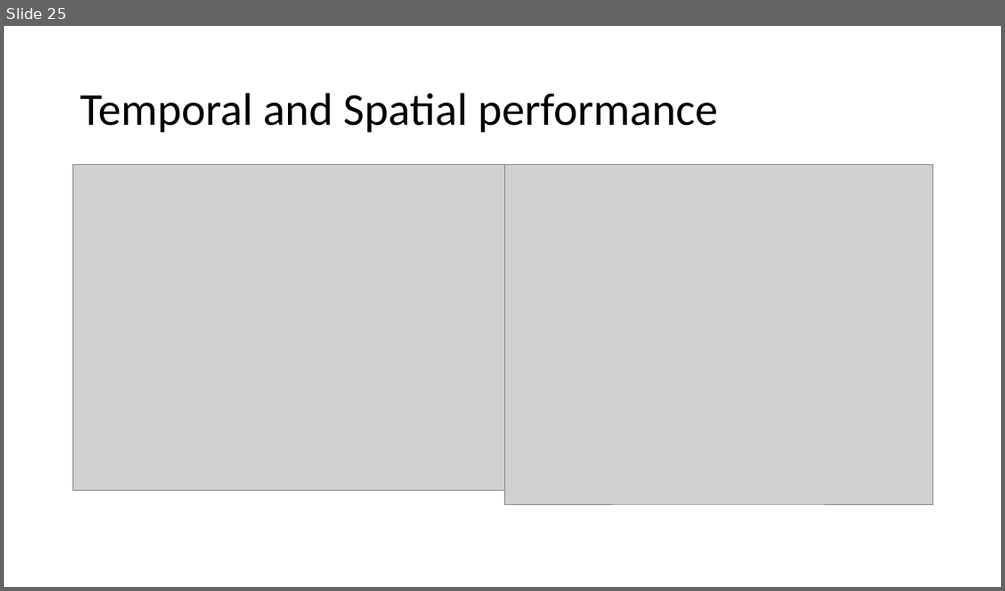
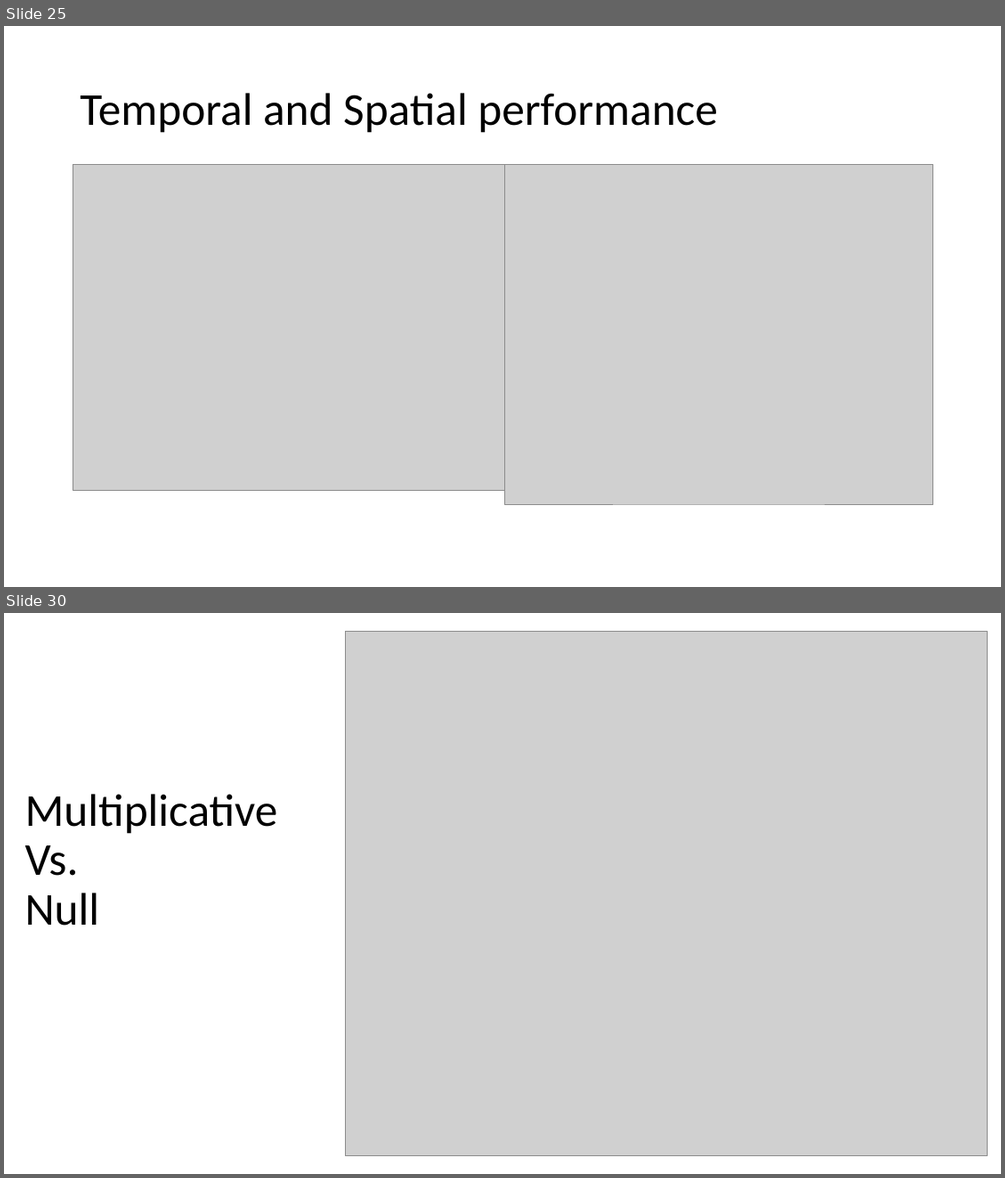
Before and after one commit to OzMashiah/ultra-instinct-modelling, a slide deck: Modeling Results.pptx. Shown one above the other, each under a label of ours: slide 25 before the commit, slides 25 and 30 after it; the slides between them are not shown. The pictures are 1005x591 and 1005x1178 pixels, drawn with LibreOffice and Linux fonts; fonts in the diff are those of the drawing; grey boxes stand for pictures. Boxes give left, top, right and bottom in pixels: in the first picture for what was removed or moved away, otherwise in the second. Text is boxed around its words. In the diff, an @@ line names an element or a change of style, - is before the commit and + after.

```diff
--- a/Modeling Results.pptx
+++ b/Modeling Results.pptx
@@ slide 30 added at (4, 613, 1001, 1174), background #FFFFFF @@
@@ picture added at (346, 631, 987, 1156) @@
@@ title added at (25, 794, 278, 925), 44 pt, text #000000 @@
+Multiplicative
+Vs.
+Null
```
Also in this commit, not shown: 1 slide changed, 8 other slides added.
